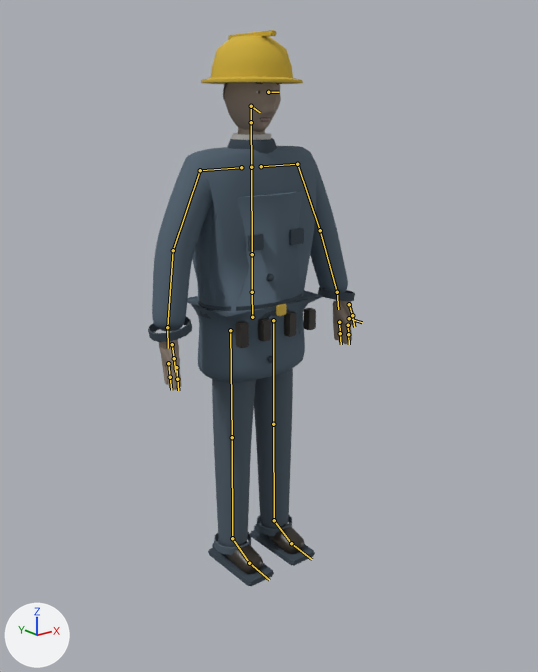
The glTF model models/city/people/electrician.glb: old version first, new version second.
Camera for both pictures: a camera (50 mm lens) standing at (-1.501, -1.967, 1.627) and looking at (-0.033, -0.131, 0.893). The axes (+X, +Y, +Z) are drawn at lower left. The lights are the same throughout. The older version comes first. The bones that change, and the others that lie on the model, are drawn over the model as lines.

In view in the first picture: 'human_noir'.
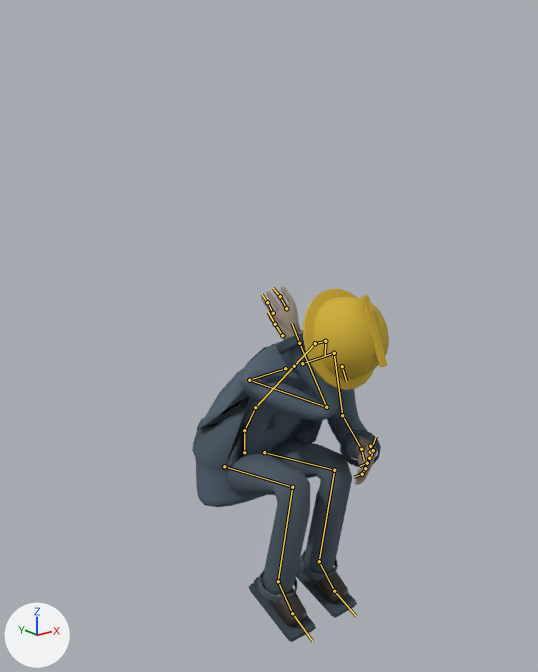
The newer file adds an action. The first version stands in its rest pose; the second is drawn at frame 3 of the action 'crouch_hold_wind_loop'.

Location of each change, [x1, y1, x2, y2] in pixels of the pictures (538 x 672 px):
'human_noir', posed (36% shorter): before [148, 30, 356, 586]; after [192, 287, 389, 642]
bone 'pelvis', root to tip: before (252, 317) to (252, 292); after (244, 452) to (244, 430)
bone 'spine', root to tip: before (252, 292) to (252, 254); after (244, 430) to (255, 407)
bone 'spine2', root to tip: before (252, 254) to (251, 167); after (255, 407) to (294, 366)
bone 'head', root to tip: before (251, 122) to (251, 106); after (315, 343) to (325, 341)
bone 'upper_arm.L', root to tip: before (297, 164) to (320, 230); after (334, 353) to (342, 415)
bone 'forearm.L', root to tip: before (320, 230) to (337, 292); after (342, 415) to (361, 449)
bone 'fingers_1.L', root to tip: before (339, 322) to (340, 333); after (365, 468) to (362, 474)
bone 'fingers_2.L', root to tip: before (340, 333) to (341, 344); after (362, 474) to (354, 477)
bone 'index_1.L', root to tip: before (348, 325) to (348, 334); after (369, 458) to (367, 463)
bone 'index_2.L', root to tip: before (348, 334) to (349, 344); after (367, 463) to (360, 466)
bone 'thumb_1.L', root to tip: before (349, 304) to (352, 315); after (370, 446) to (373, 450)
bone 'upper_arm.R', root to tip: before (200, 170) to (173, 250); after (249, 380) to (326, 407)
bone 'forearm.R', root to tip: before (173, 250) to (167, 327); after (326, 407) to (299, 343)
bone 'fingers_1.R', root to tip: before (168, 363) to (170, 377); after (286, 308) to (280, 296)
bone 'fingers_2.R', root to tip: before (170, 377) to (171, 390); after (280, 296) to (273, 288)
bone 'index_1.R', root to tip: before (176, 367) to (177, 379); after (273, 313) to (267, 302)
bone 'index_2.R', root to tip: before (177, 379) to (178, 390); after (267, 302) to (262, 294)
bone 'thumb_1.R', root to tip: before (172, 344) to (174, 358); after (282, 335) to (275, 324)
bone 'thigh.L', root to tip: before (273, 320) to (273, 424); after (264, 452) to (334, 470)
bone 'shin.L', root to tip: before (273, 424) to (274, 520); after (334, 470) to (319, 561)
bone 'foot.L', root to tip: before (274, 520) to (291, 543); after (319, 561) to (334, 591)
bone 'thigh.R', root to tip: before (230, 330) to (232, 437); after (224, 466) to (292, 487)
bone 'shin.R', root to tip: before (232, 437) to (232, 538); after (292, 487) to (278, 581)
bone 'foot.R', root to tip: before (232, 538) to (249, 563); after (278, 581) to (292, 613)

The change, as a list of edits to the scene's bpy script:
```text
Change bone_pelvis:
    where bone_pelvis = bpy.data.objects['human_rig'].pose.bones['pelvis']  # child of 'root'
    bone_pelvis.location: (0.0, 0.0, 0.0) -> (0.02, -0.55, -0.08)
Change bone_spine:
    where bone_spine = bpy.data.objects['human_rig'].pose.bones['spine']  # child of 'pelvis'
    bone_spine.rotation_quaternion: (1.0, 0.0, 0.0, 0.0) -> (0.968, 0.25, 0.034, -0.009)  # degrees (0, 0, 0) -> degrees (29, 4, 0)
Change bone_spine2:
    where bone_spine2 = bpy.data.objects['human_rig'].pose.bones['spine2']  # child of 'spine'
    bone_spine2.rotation_quaternion: (1.0, 0.0, 0.0, 0.0) -> (0.993, 0.122, 0.0, 0.0)  # degrees (0, 0, 0) -> degrees (14, 0, 0)
Change bone_head:
    where bone_head = bpy.data.objects['human_rig'].pose.bones['head']  # child of 'neck'
    bone_head.rotation_quaternion: (1.0, 0.0, 0.0, 0.0) -> (0.978, 0.208, 0.0, 0.0)  # degrees (0, 0, 0) -> degrees (24, 0, 0)
Change bone_upper_arm_l:
    where bone_upper_arm_l = bpy.data.objects['human_rig'].pose.bones['upper_arm.L']  # child of 'shoulder.L'
    bone_upper_arm_l.rotation_quaternion: (1.0, 0.0, 0.0, 0.0) -> (0.933, -0.339, 0.042, -0.115)  # degrees (0, 0, 0) -> degrees (-40, 0, -14)
Change bone_forearm_l:
    where bone_forearm_l = bpy.data.objects['human_rig'].pose.bones['forearm.L']  # child of 'upper_arm.L'
    bone_forearm_l.rotation_quaternion: (1.0, 0.0, 0.0, 0.0) -> (0.766, -0.643, 0.0, 0.0)  # degrees (0, 0, 0) -> degrees (-80, 0, 0)
Change bone_fingers_1_l:
    where bone_fingers_1_l = bpy.data.objects['human_rig'].pose.bones['fingers_1.L']  # child of 'hand.L'
    bone_fingers_1_l.rotation_quaternion: (1.0, 0.0, 0.0, 0.0) -> (0.986, 0.0, 0.0, 0.169)  # degrees (0, 0, 0) -> degrees (0, 0, 20)
Change bone_fingers_2_l:
    where bone_fingers_2_l = bpy.data.objects['human_rig'].pose.bones['fingers_2.L']  # child of 'fingers_1.L'
    bone_fingers_2_l.rotation_quaternion: (1.0, 0.0, 0.0, 0.0) -> (0.982, 0.0, 0.0, 0.191)  # degrees (0, 0, 0) -> degrees (0, 0, 22)
Change bone_index_1_l:
    where bone_index_1_l = bpy.data.objects['human_rig'].pose.bones['index_1.L']  # child of 'hand.L'
    bone_index_1_l.rotation_quaternion: (1.0, 0.0, 0.0, 0.0) -> (0.987, 0.0, 0.0, 0.163)  # degrees (0, 0, 0) -> degrees (0, 0, 19)
Change bone_index_2_l:
    where bone_index_2_l = bpy.data.objects['human_rig'].pose.bones['index_2.L']  # child of 'index_1.L'
    bone_index_2_l.rotation_quaternion: (1.0, 0.0, 0.0, 0.0) -> (0.983, 0.0, 0.0, 0.184)  # degrees (0, 0, 0) -> degrees (0, 0, 21)
Change bone_thumb_1_l:
    where bone_thumb_1_l = bpy.data.objects['human_rig'].pose.bones['thumb_1.L']  # child of 'hand.L'
    bone_thumb_1_l.rotation_quaternion: (1.0, 0.0, 0.0, 0.0) -> (0.999, 0.013, 0.001, 0.046)  # degrees (0, 0, 0) -> degrees (1, 0, 5)
Change bone_upper_arm_r:
    where bone_upper_arm_r = bpy.data.objects['human_rig'].pose.bones['upper_arm.R']  # child of 'shoulder.R'
    bone_upper_arm_r.rotation_quaternion: (1.0, 0.0, 0.0, 0.0) -> (0.492, -0.853, -0.15, 0.087)  # degrees (0, 0, 0) -> degrees (-120, 0, 20)
Change bone_forearm_r:
    where bone_forearm_r = bpy.data.objects['human_rig'].pose.bones['forearm.R']  # child of 'upper_arm.R'
    bone_forearm_r.rotation_quaternion: (1.0, 0.0, 0.0, 0.0) -> (0.5, -0.866, 0.0, 0.0)  # degrees (0, 0, 0) -> degrees (-120, 0, 0)
Change bone_fingers_1_r:
    where bone_fingers_1_r = bpy.data.objects['human_rig'].pose.bones['fingers_1.R']  # child of 'hand.R'
    bone_fingers_1_r.rotation_quaternion: (1.0, 0.0, 0.0, 0.0) -> (0.986, 0.0, 0.0, -0.169)  # degrees (0, 0, 0) -> degrees (0, 0, -20)
Change bone_fingers_2_r:
    where bone_fingers_2_r = bpy.data.objects['human_rig'].pose.bones['fingers_2.R']  # child of 'fingers_1.R'
    bone_fingers_2_r.rotation_quaternion: (1.0, 0.0, 0.0, 0.0) -> (0.982, 0.0, 0.0, -0.191)  # degrees (0, 0, 0) -> degrees (0, 0, -22)
Change bone_index_1_r:
    where bone_index_1_r = bpy.data.objects['human_rig'].pose.bones['index_1.R']  # child of 'hand.R'
    bone_index_1_r.rotation_quaternion: (1.0, 0.0, 0.0, 0.0) -> (0.987, 0.0, 0.0, -0.163)  # degrees (0, 0, 0) -> degrees (0, 0, -19)
Change bone_index_2_r:
    where bone_index_2_r = bpy.data.objects['human_rig'].pose.bones['index_2.R']  # child of 'index_1.R'
    bone_index_2_r.rotation_quaternion: (1.0, 0.0, 0.0, 0.0) -> (0.983, 0.0, 0.0, -0.184)  # degrees (0, 0, 0) -> degrees (0, 0, -21)
Change bone_thumb_1_r:
    where bone_thumb_1_r = bpy.data.objects['human_rig'].pose.bones['thumb_1.R']  # child of 'hand.R'
    bone_thumb_1_r.rotation_quaternion: (1.0, 0.0, 0.0, 0.0) -> (0.999, 0.013, -0.001, -0.046)  # degrees (0, 0, 0) -> degrees (2, 0, -5)
Change bone_thigh_l:
    where bone_thigh_l = bpy.data.objects['human_rig'].pose.bones['thigh.L']  # child of 'pelvis'
    bone_thigh_l.rotation_quaternion: (1.0, 0.0, 0.0, 0.0) -> (0.629, -0.777, 0.0, 0.0)  # degrees (0, 0, 0) -> degrees (-102, 0, 0)
Change bone_shin_l:
    where bone_shin_l = bpy.data.objects['human_rig'].pose.bones['shin.L']  # child of 'thigh.L'
    bone_shin_l.rotation_quaternion: (1.0, 0.0, 0.0, 0.0) -> (0.559, 0.829, 0.0, 0.0)  # degrees (0, 0, 0) -> degrees (112, 0, 0)
Change bone_foot_l:
    where bone_foot_l = bpy.data.objects['human_rig'].pose.bones['foot.L']  # child of 'shin.L'
    bone_foot_l.rotation_quaternion: (1.0, 0.0, 0.0, 0.0) -> (0.998, 0.07, 0.0, 0.0)  # degrees (0, 0, 0) -> degrees (8, 0, 0)
Change bone_thigh_r:
    where bone_thigh_r = bpy.data.objects['human_rig'].pose.bones['thigh.R']  # child of 'pelvis'
    bone_thigh_r.rotation_quaternion: (1.0, 0.0, 0.0, 0.0) -> (0.629, -0.777, 0.0, 0.0)  # degrees (0, 0, 0) -> degrees (-102, 0, 0)
Change bone_shin_r:
    where bone_shin_r = bpy.data.objects['human_rig'].pose.bones['shin.R']  # child of 'thigh.R'
    bone_shin_r.rotation_quaternion: (1.0, 0.0, 0.0, 0.0) -> (0.559, 0.829, 0.0, 0.0)  # degrees (0, 0, 0) -> degrees (112, 0, 0)
Change bone_foot_r:
    where bone_foot_r = bpy.data.objects['human_rig'].pose.bones['foot.R']  # child of 'shin.R'
    bone_foot_r.rotation_quaternion: (1.0, 0.0, 0.0, 0.0) -> (0.998, 0.07, 0.0, 0.0)  # degrees (0, 0, 0) -> degrees (8, 0, 0)
```
